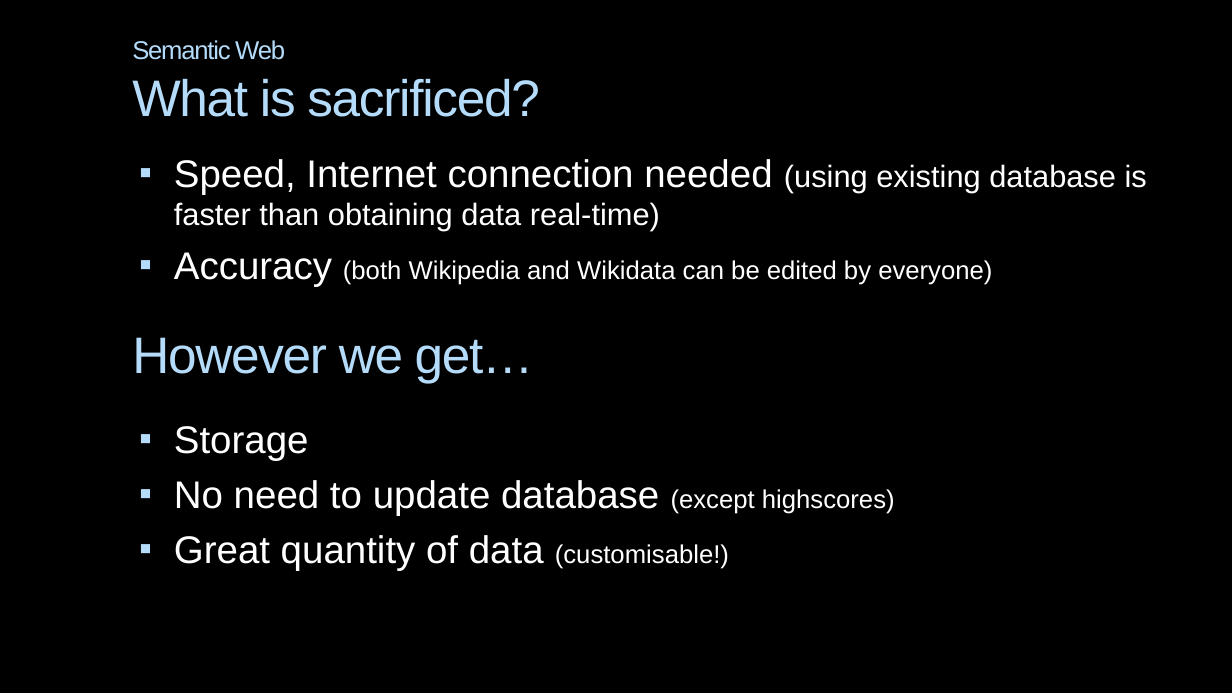
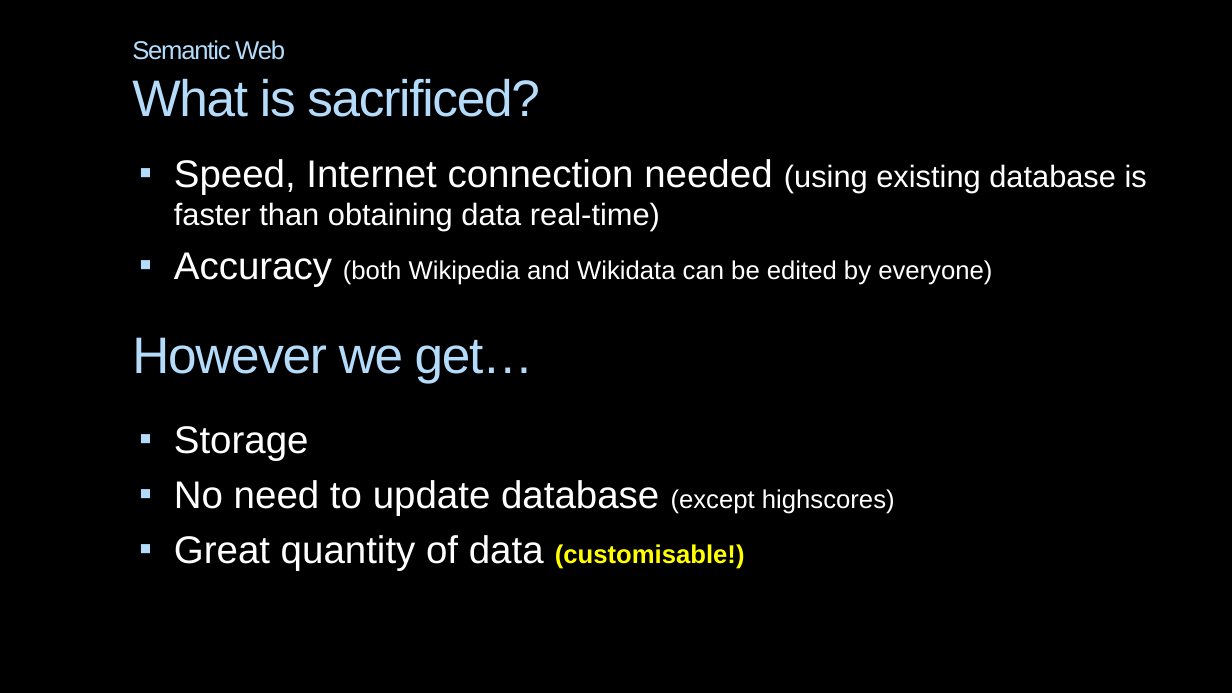
Before and after one commit to AlexanderPoone/tempusespatium, a slide deck: slide 11 of shitty_ppt.pptx. Drawn at 1232x693 pixels with LibreOffice and Linux fonts; fonts in the diff are those of the drawing; background and template pictures are left out. Boxes give left, top, right and bottom in pixels: in the first picture for what was removed or moved away, otherwise in the second. Text is boxed around its words. In the diff, an @@ line names an element or a change of style, - is before the commit and + after.

```diff
--- a/shitty_ppt.pptx
+++ b/shitty_ppt.pptx
@@ text at box(174, 535, 745, 571): text colour #FFFFFF to #FFFF00, bold on in "(customisable!)" @@
```
Also in this commit, not shown: 1 other slide changed, 1 slide added, 35 other files.
